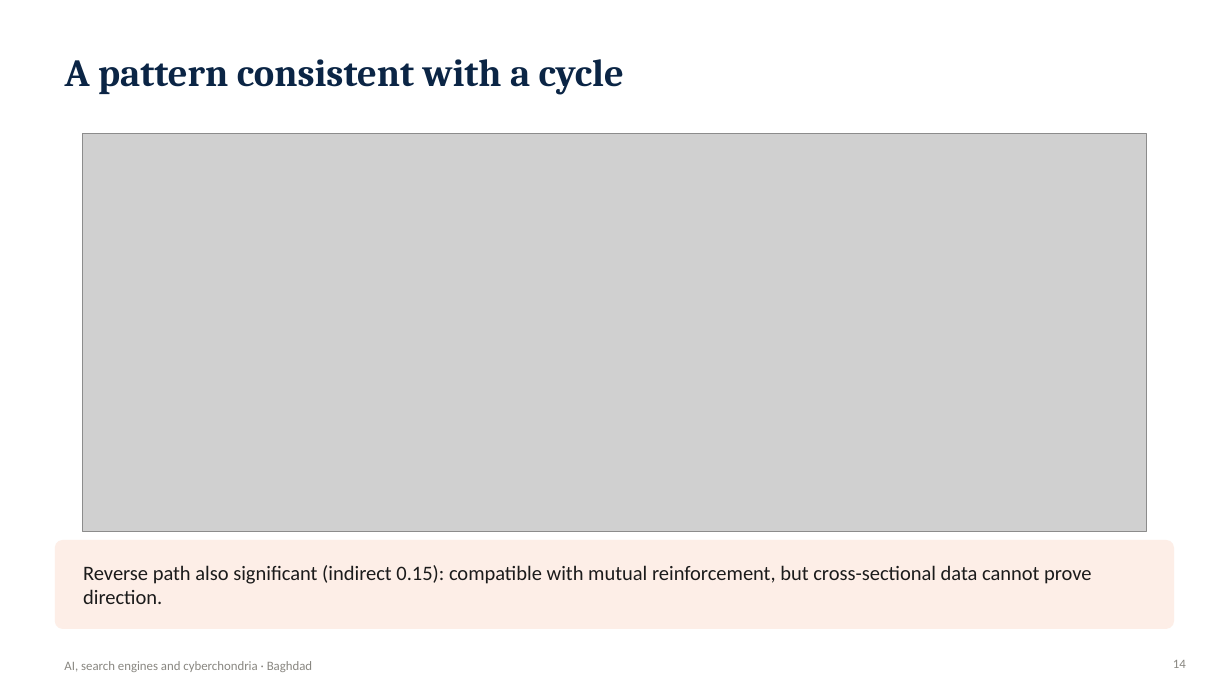
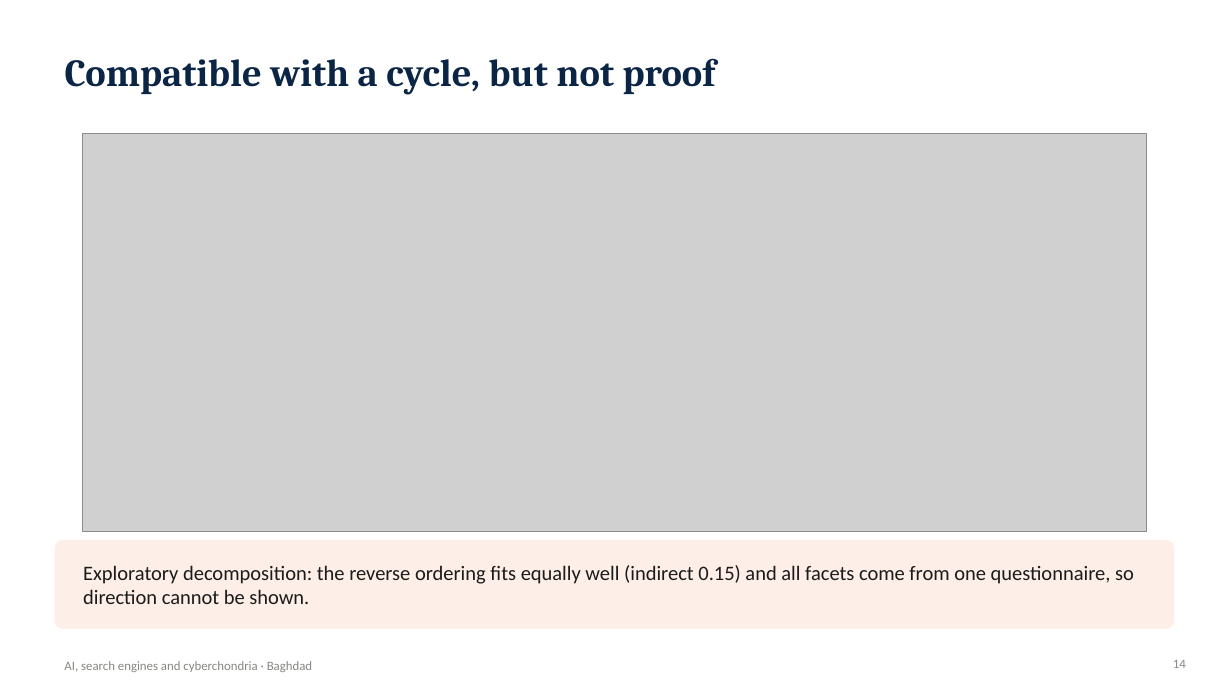
Before and after one commit to Yaseen279/History-Exam, a slide deck: slide 14 of research/output/study/Defence_Presentation.pptx. Drawn at 1232x693 pixels with LibreOffice and Linux fonts; fonts in the diff are those of the drawing; grey boxes stand for pictures. Boxes give left, top, right and bottom in pixels: in the first picture for what was removed or moved away, otherwise in the second. Text is boxed around its words. In the diff, an @@ line names an element or a change of style, - is before the commit and + after.

```diff
--- a/research/output/study/Defence_Presentation.pptx
+++ b/research/output/study/Defence_Presentation.pptx
@@ title at (65, 58, 716, 95): text changed @@
-A pattern consistent with a cycle
+Compatible with a cycle, but not proof
@@ text at (83, 565, 1134, 604): text changed @@
-Reverse path also significant (indirect 0.15): compatible with mutual reinforcement, but cross-sectional data cannot prove direction.
+Exploratory decomposition: the reverse ordering fits equally well (indirect 0.15) and all facets come from one questionnaire, so direction cannot be shown.
```
Also in this commit, not shown: 7 other slides changed, 14 other files.
